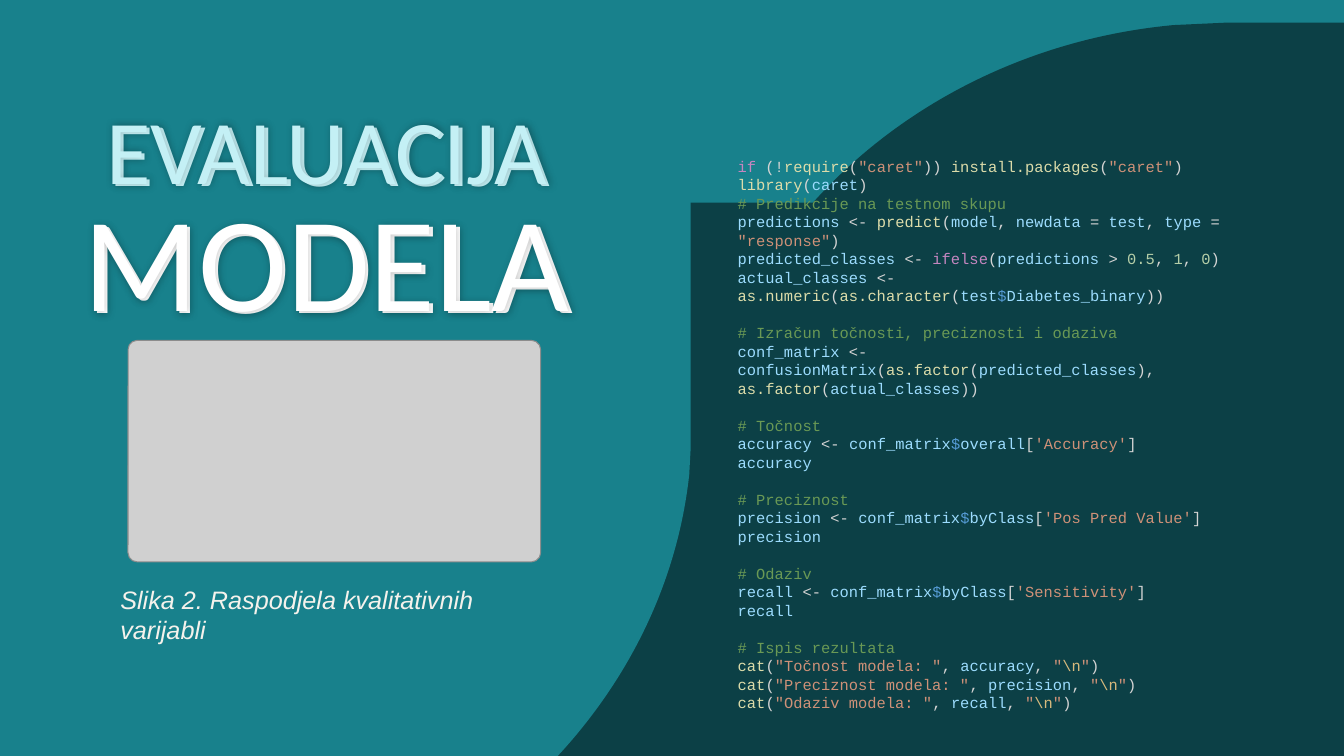
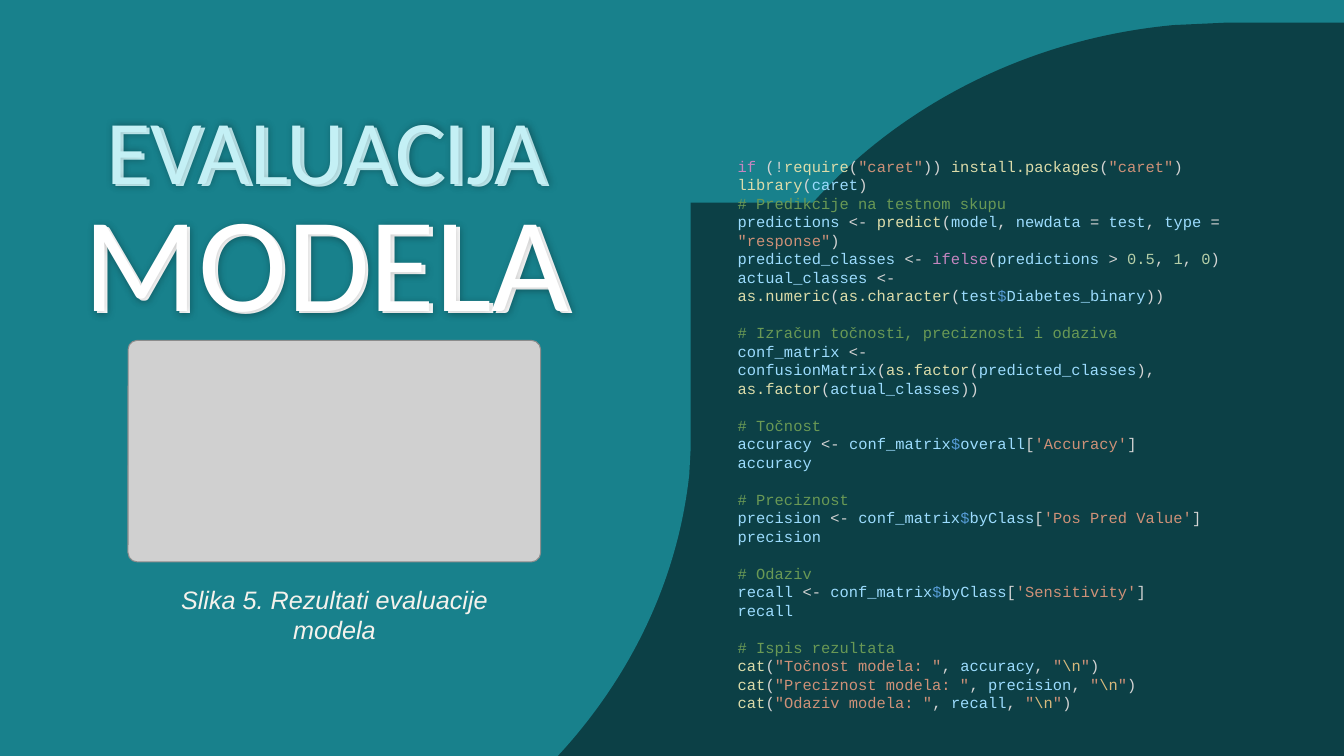
Before and after one commit to jfletcher20/diabetes-health-indicators-analysis, a slide deck: slide 24 of documentation/powerpoint/analysis-documentation.pptx. Drawn at 1344x756 pixels with LibreOffice and Linux fonts; fonts in the diff are those of the drawing; grey boxes stand for pictures. Boxes give left, top, right and bottom in pixels: in the first picture for what was removed or moved away, otherwise in the second. Text is boxed around its words. In the diff, an @@ line names an element or a change of style, - is before the commit and + after.

```diff
--- a/documentation/powerpoint/analysis-documentation.pptx
+++ b/documentation/powerpoint/analysis-documentation.pptx
@@ text at box(181, 590, 488, 640): text changed @@
-Slika 2. Raspodjela kvalitativnih varijabli
+Slika 5. Rezultati evaluacije modela
```
Also in this commit, not shown: 1 other slide changed, 1 other file.
